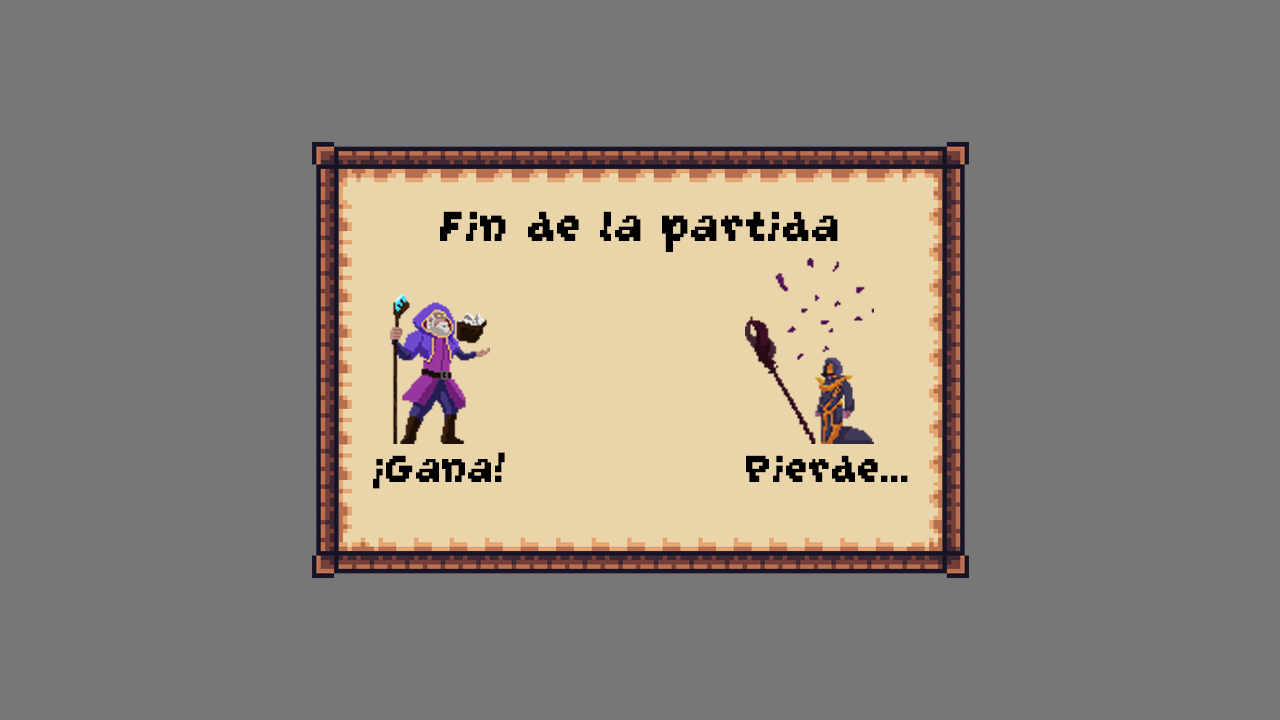
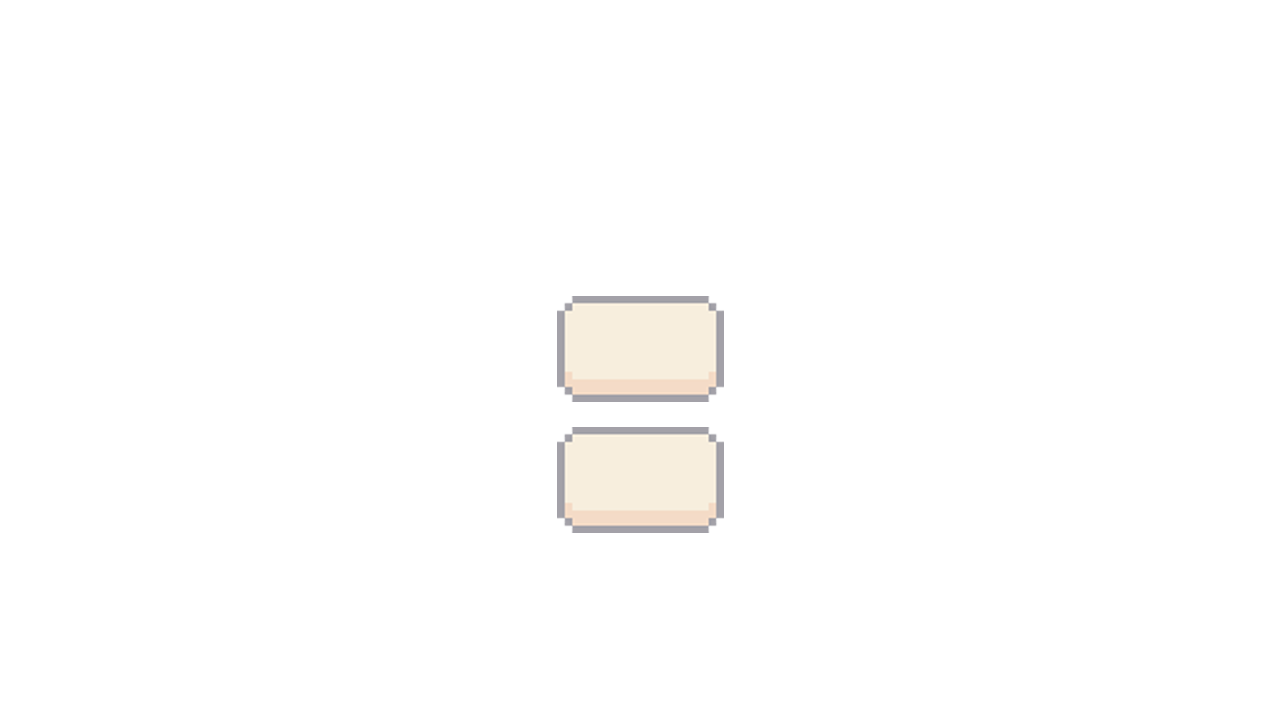
Comparing the layer stacks of the two w=1280, h=720 images. Changes:
added layer "CONTINUAR_DUMMY" above "PAUSA_DUMMY" over left=557, top=296, right=724, bottom=402
added layer "PAUSA_DUMMY" (40%) above "Textos fin partida" over left=557, top=427, right=724, bottom=533
hid group "Textos fin partida" (10 layers) over left=370, top=252, right=908, bottom=489
hid group "Títulos" (3 layers) over left=440, top=211, right=838, bottom=279
hid group "Textos Carga" (4 layers) over left=421, top=356, right=857, bottom=423
hid group "Pantalla Base" (4 layers) over left=0, top=0, right=1280, bottom=720
